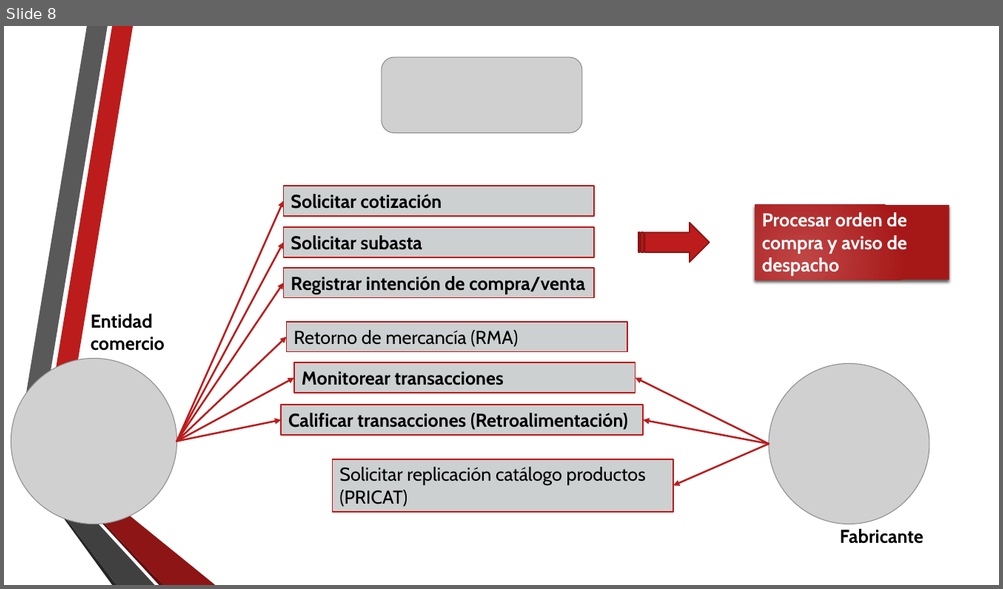
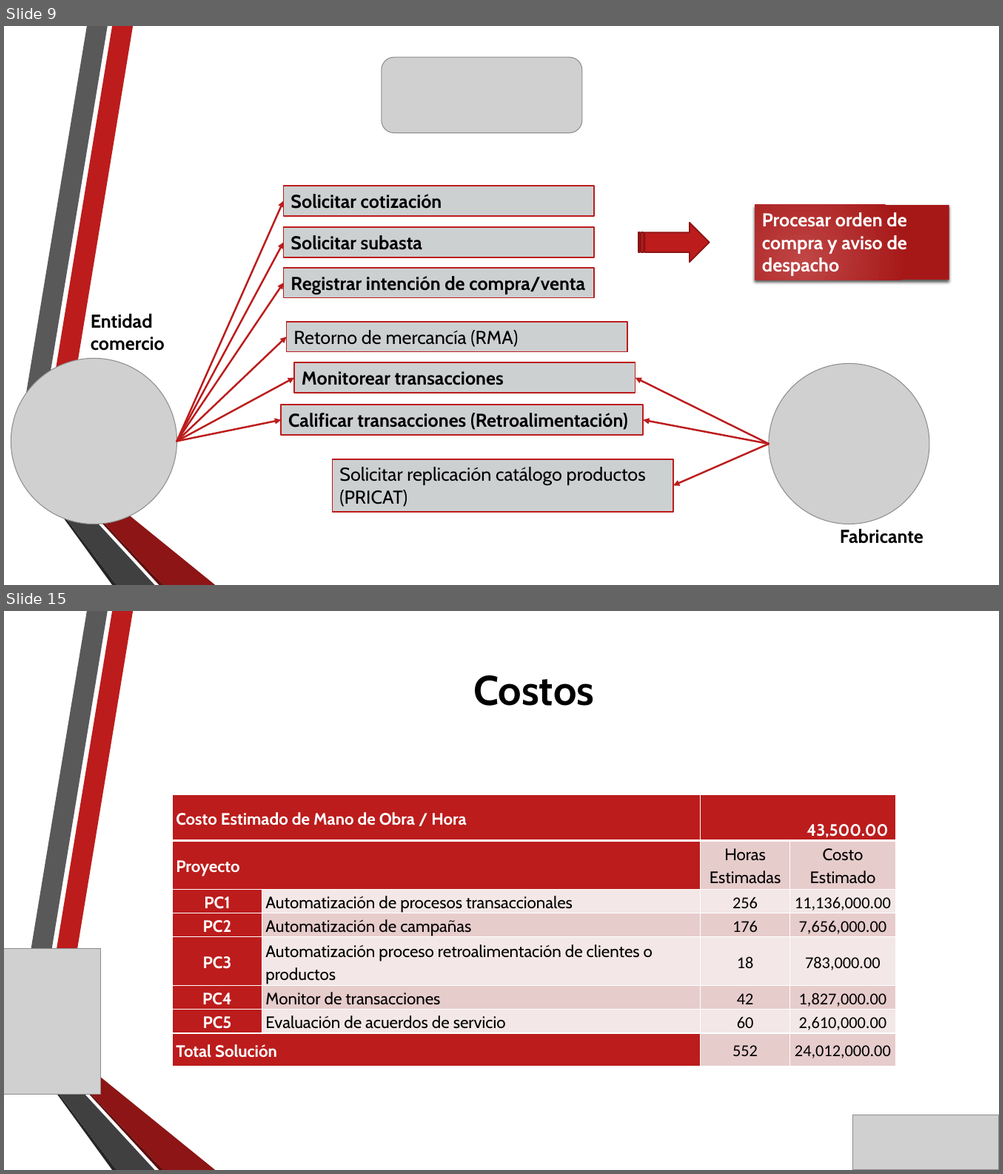
Before and after one commit to gaudisolutions/ecos, a slide deck: Proyecto I/Arquitectura Objetivo MPLA.pptx. Shown one above the other, each under a label of ours: slide 8 before the commit, slides 9 and 15 after it; the slides between them are not shown. The pictures are 1003x589 and 1003x1174 pixels, drawn with LibreOffice and Linux fonts; fonts in the diff are those of the drawing; grey boxes stand for pictures; background and template pictures are left out. Boxes give left, top, right and bottom in pixels: in the first picture for what was removed or moved away, otherwise in the second. Text is boxed around its words. In the diff, an @@ line names an element or a change of style, - is before the commit and + after.

```diff
--- a/Proyecto I/Arquitectura Objetivo MPLA.pptx
+++ b/Proyecto I/Arquitectura Objetivo MPLA.pptx
@@ slide 15 added at (x1=4, y1=611, x2=999, y2=1170), background picture (left out); not listed: 6 template elements that a slide beside it also shows @@
@@ title added at (x1=473, y1=675, x2=594, y2=706), 40 pt, text #000000, bold @@
+Costos
@@ table added at (x1=173, y1=795, x2=896, y2=1062), 8 rows, 4 columns @@
+Costo Estimado de Mano de Obra / Hora |  | 43,500.00 | 
+Proyecto |  | Horas Estimadas | Costo Estimado
+PC1 | Automatización de procesos transaccionales | 256 | 11,136,000.00
+PC2 | Automatización de campañas | 176 | 7,656,000.00
+PC3 | Automatización proceso retroalimentación de clientes o productos | 18 | 783,000.00
+PC4 | Monitor de transacciones | 42 | 1,827,000.00
+PC5 | Evaluación de acuerdos de servicio | 60 | 2,610,000.00
+Total Solución |  | 552 | 24,012,000.00
@@ picture added at (x1=4, y1=949, x2=100, y2=1095) @@
@@ picture added at (x1=852, y1=1116, x2=999, y2=1170) @@
@@ what was slide 8 is now slide 9 @@
```
Also in this commit, not shown: 11 slides changed, 6 other slides added.
